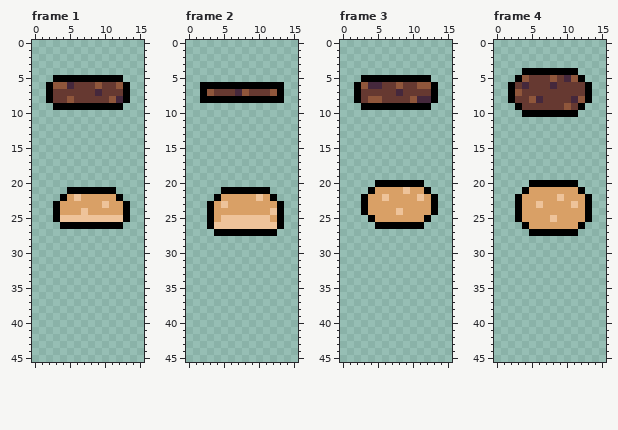
Two states of a pixel-art file, assets/ingredients.aseprite. Above: the version before the commit.
16x64 pixels, 16 frames. Shown: frame 1: x 0..15, y 0..45; frame 2: x 0..15, y 0..45; frame 3: x 0..15, y 0..45; frame 4: x 0..15, y 0..45. The commit also changed other frames, which this record leaves out.
The same view after the edit:
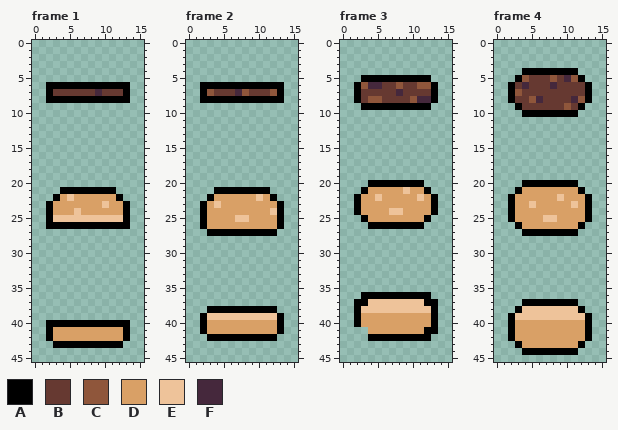
Palette (. is transparent): A #000000  B #663931  C #8f563b  D #d9a066  E #eec39a  F #45283c
Commit: I made some awesome pixel art! :D
The exact change:
Changed rows in their new state; - is an unchanged pixel.
Frame 1:
first column x 3:
 5 ..........
 6 AAAAAAAAAA
 8 AAAAAAAAAA
 9 ..........
first column x 2:
21 --A---------
22 -ADED-------
23 AD----------
24 AD--ED------
25 AE----------
26 AA---------A
first column x 2:
40 AAAAAAAAAAAA
41 ADDDDDDDDDDA
42 ADDDDDDDDDDA
43 -AAAAAAAAAA-
Frame 2:
first column x 2:
21 --A--------
22 -AD--------
23 ADED-------
24 AD---------
25 AD-DD--DDD-
26 ADDDDDDDDDD
27 -A---------
first column x 2:
38 -AAAAAAAAAA-
39 AEEEEEEEEEEA
40 ADDDDDDDDDDA
41 ADDDDDDDDDDA
42 -AAAAAAAAAA-
Frame 3:
first column x 2:
20 --A---
21 -AD---
22 AD-ED-
23 AD----
24 AD---E
25 -AD---
26 --A---
first column x 2:
36 -AAAAAAAAAA-
37 AAEEEEEEEEAA
38 AEEEEEEEEEEA
39 ADDDDDDDDDDA
40 ADDDDDDDDDDA
41 --DDDDDDDDAA
42 --AAAAAAAAA-
Frame 4:
first column x 2:
20 --A---
21 -AD---
22 AD----
23 AD-ED-
24 AD----
25 AD---E
26 -AD---
27 --A---
first column x 2:
37 --AAAAAAAA--
38 -AEEEEEEEEA-
39 AEEEEEEEEEEA
40 ADDDDDDDDDDA
41 ADDDDDDDDDDA
42 ADDDDDDDDDDA
43 -ADDDDDDDDA-
44 --AAAAAAAA--
